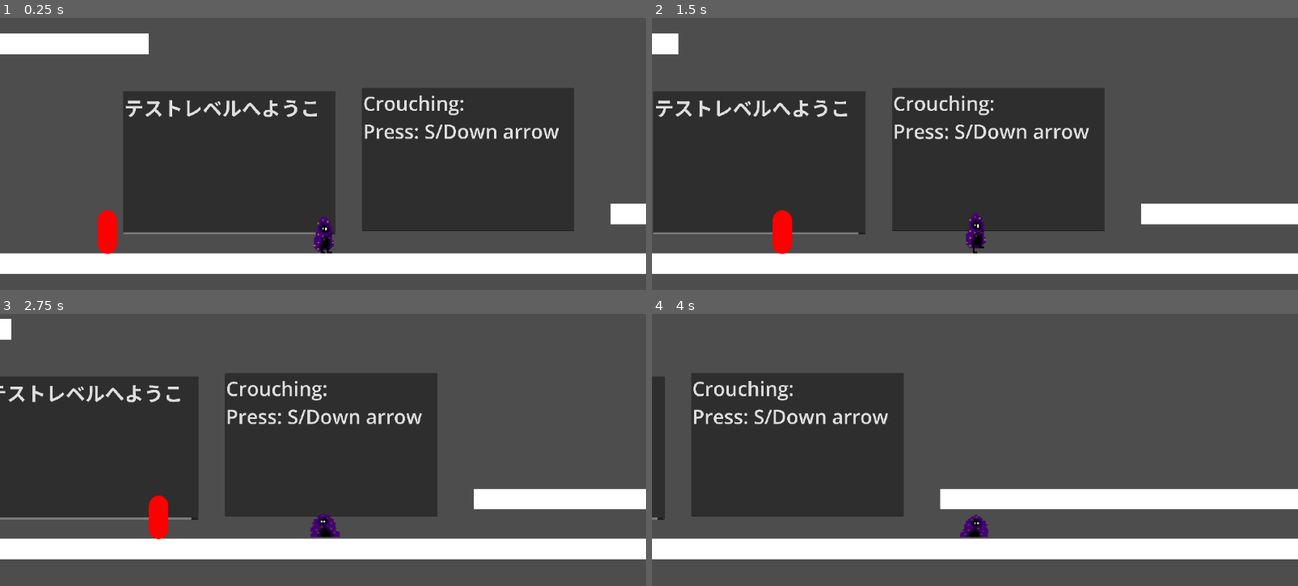
Above: before the commit, frames 1-4 (two rows, left to right).
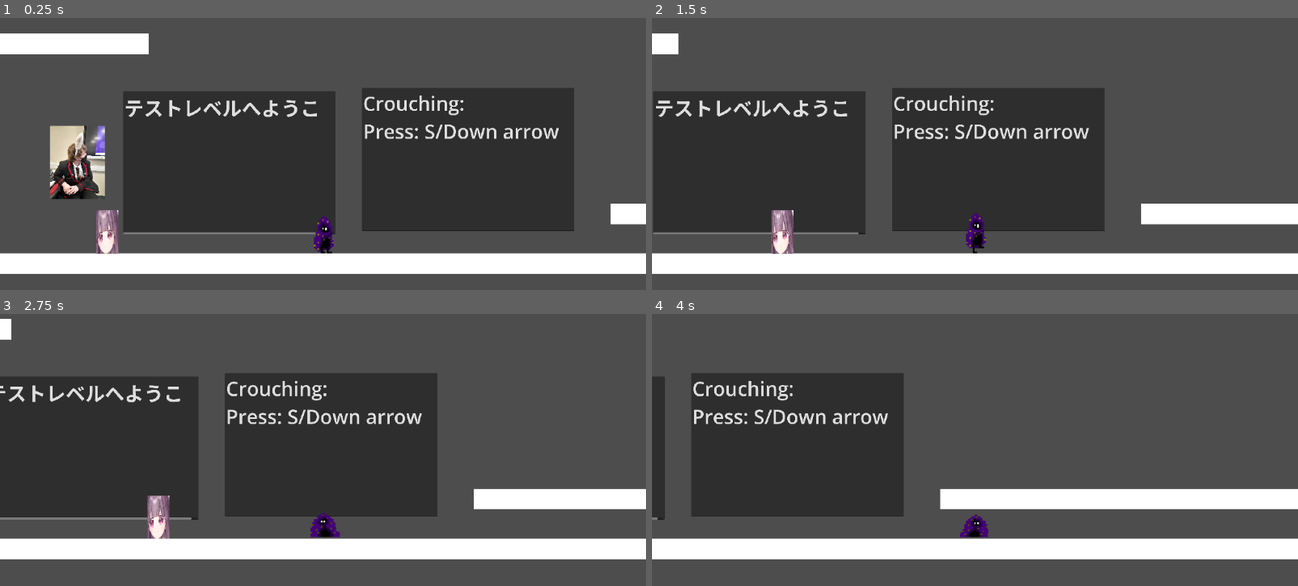
Above: after the commit, the same moments.

Repository: SoopyTM/game-for-people
Game: Godot game, scene res://Temp Assets + Scenes/Testing level.tscn
Same seed, same stepped clock (60 frames per second), same inputs: the game is played once before the commit and once after it.
Inputs:
- Up to frame 1 (0.25 s): no input
- Up to frame 2 (1.5 s): hold S (Crouch) 0.53-1.28 s; hold D (Walk_Right) from 0.53 s (still down); tap Space (Jump) at 0.77 s; tap S (Crouch) at 1.35 s
- Up to frame 3 (2.75 s): tap Space (Jump) at 1.52 s; release D (Walk_Right) at 2.03 s; hold A (Walk_Left) from 2.03 s (still down); hold S (Crouch) from 2.03 s (still down)
- Up to frame 4 (4 s): release A (Walk_Left) at 2.78 s; release S (Crouch) at 2.78 s; hold D (Walk_Right) from 2.78 s (still down); tap S (Crouch) at 2.85 s; tap Space (Jump) at 3.02, 3.77 s; hold S (Crouch) from 3.53 s (still down)

The runs differ from the first frame. In frame 1, 2.6% of the frame differs, in the area x 7-19%, y 39-87%; in frame 2, 0.5%; in frame 3, 0.5%; in frame 4, nothing differs.

Commit message:
Made a VERY important change
it's 22:38. I'm tired. I think this is very funny.

Diff:
--- a/Main Scenes/Enemy.tscn
+++ b/Main Scenes/Enemy.tscn
@@ -1,12 +1,11 @@
 [gd_scene load_steps=5 format=3 uid="uid://bobrjw25b1qk3"]
 
 [ext_resource type="Script" path="res://Scripts/Enemy_Movement.gd" id="1_wl0j2"]
+[ext_resource type="Texture2D" uid="uid://c3tx3k4mkbeop" path="res://Images/Important Image.png" id="2_d11o5"]
 
 [sub_resource type="CapsuleShape2D" id="CapsuleShape2D_qgho4"]
 radius = 38.0
 height = 168.0
-
-[sub_resource type="CapsuleMesh" id="CapsuleMesh_ca571"]
 
 [sub_resource type="CapsuleShape2D" id="CapsuleShape2D_eaeg2"]
 
@@ -15,12 +14,6 @@
 
 [node name="CollisionShape2D" type="CollisionShape2D" parent="."]
 shape = SubResource("CapsuleShape2D_qgho4")
-
-[node name="MeshInstance2D" type="MeshInstance2D" parent="."]
-modulate = Color(1, 0, 0, 1)
-position = Vector2(0, 1.00136e-05)
-scale = Vector2(76, 85)
-mesh = SubResource("CapsuleMesh_ca571")
 
 [node name="RayCast2D" type="RayCast2D" parent="."]
 target_position = Vector2(500, 0)
@@ -32,3 +25,8 @@
 target_position = Vector2(0, 14.6341)
 
 [node name="Timer" type="Timer" parent="."]
+
+[node name="Sprite2D" type="Sprite2D" parent="."]
+position = Vector2(-0.367455, -1.19209e-06)
+scale = Vector2(0.180646, 0.362069)
+texture = ExtResource("2_d11o5")
--- a/Temp Assets + Scenes/Testing level.tscn
+++ b/Temp Assets + Scenes/Testing level.tscn
@@ -1,9 +1,10 @@
-[gd_scene load_steps=5 format=3 uid="uid://dueck5stjpm4k"]
+[gd_scene load_steps=6 format=3 uid="uid://dueck5stjpm4k"]
 
 [ext_resource type="PackedScene" uid="uid://bk1w50ad5kial" path="res://Temp Assets + Scenes/tempFloor.tscn" id="1_s6nx7"]
 [ext_resource type="PackedScene" uid="uid://cwpi4k3sg3u8" path="res://Main Scenes/Player.tscn" id="2_5qkfc"]
 [ext_resource type="PackedScene" uid="uid://s6lnegke1xuc" path="res://Temp Assets + Scenes/tempFloor2.tscn" id="3_t2h0f"]
 [ext_resource type="PackedScene" uid="uid://bobrjw25b1qk3" path="res://Main Scenes/Enemy.tscn" id="4_1n73j"]
+[ext_resource type="Texture2D" uid="uid://bmdtk38i0nqye" path="res://Images/Another important image.jpg" id="5_6rn0p"]
 
 [node name="Testing Level" type="Node2D"]
 
@@ -98,3 +99,9 @@
 
 [node name="Enemy" parent="." instance=ExtResource("4_1n73j")]
 position = Vector2(-955, 598)
+
+[node name="AnotherImportantImage" type="Sprite2D" parent="."]
+position = Vector2(-960, 331)
+rotation = 1.5708
+scale = Vector2(0.0710918, 0.0710918)
+texture = ExtResource("5_6rn0p")
Binary file added: Images/Another important image.jpg
Not shown, added: Images/Another important image.jpg.import
Binary file added: Images/Important Image.png
Not shown, added: Images/Important Image.png.import
